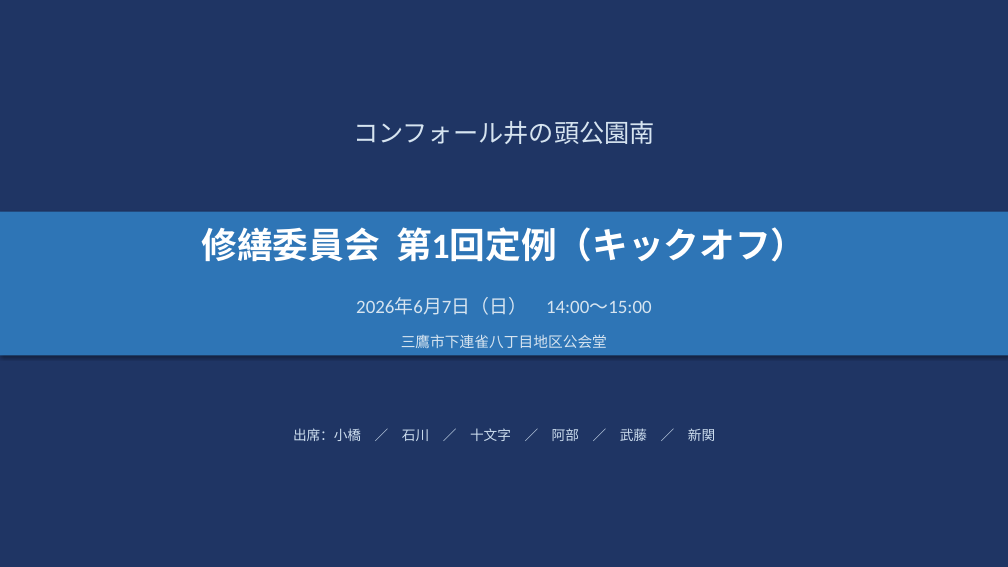
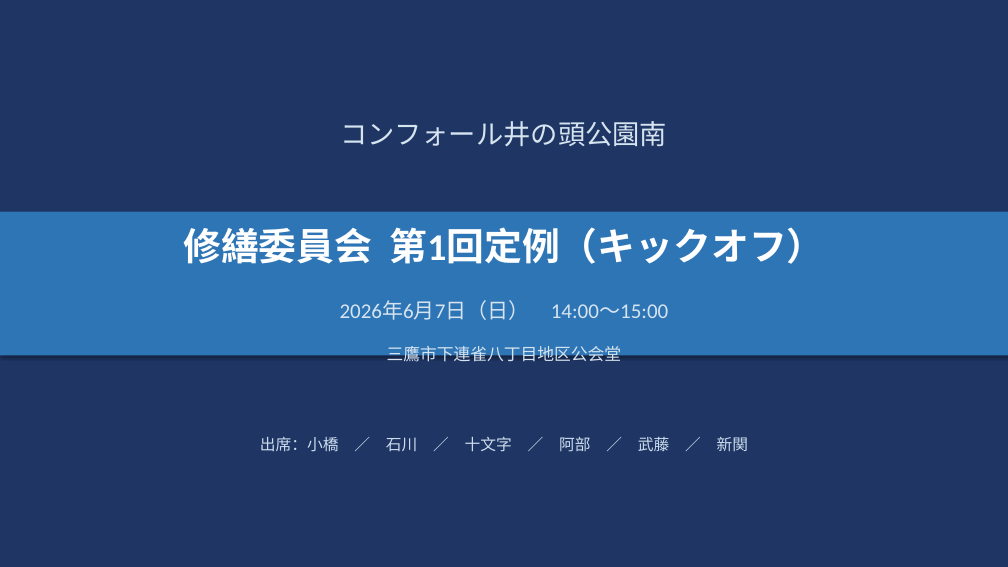
Before and after one commit to isikawa1430-hub/Ryuichi_Ishikawa_Private, a slide deck: slide 1 of notes/mansion/修繕委員会_第1回定例_キックオフ.pptx. Drawn at 1008x567 pixels with LibreOffice and Linux fonts; fonts in the diff are those of the drawing. Boxes give left, top, right and bottom in pixels: in the first picture for what was removed or moved away, otherwise in the second. Text is boxed around its words. In the diff, an @@ line names an element or a change of style, - is before the commit and + after.

```diff
--- a/notes/mansion/修繕委員会_第1回定例_キックオフ.pptx
+++ b/notes/mansion/修繕委員会_第1回定例_キックオフ.pptx
@@ text "コンフォール井の頭公園南" at (340, 121, 667, 146): size 24 to 26 pt @@
@@ text "修繕委員会 第1回定例（キックオフ）" at (183, 227, 825, 264): size 34 to 36 pt @@
@@ text "2026年6月7日（日） 14:00〜15:00" at (340, 300, 669, 320): size 18 to 20 pt @@
@@ text "三鷹市下連雀八丁目地区公会堂": place and size @@
-text "三鷹市下連雀八丁目地区公会堂" at (401, 334, 607, 348)
+text "三鷹市下連雀八丁目地区公会堂" at (387, 346, 621, 365)
@@ text "三鷹市下連雀八丁目地区公会堂" at (387, 346, 621, 365): size 14 to 16 pt @@
@@ text "出席：小橋 ／ 石川 ／ 十文字 ...": place and size @@
-text "出席：小橋 ／ 石川 ／ 十文字 ..." at (293, 428, 715, 441)
+text "出席：小橋 ／ 石川 ／ 十文字 ..." at (260, 437, 749, 452)
@@ text "出席：小橋 ／ 石川 ／ 十文字 ..." at (260, 437, 749, 452): size 13 to 15 pt @@
```
Also in this commit, not shown: 6 other slides changed, 1 other file.
